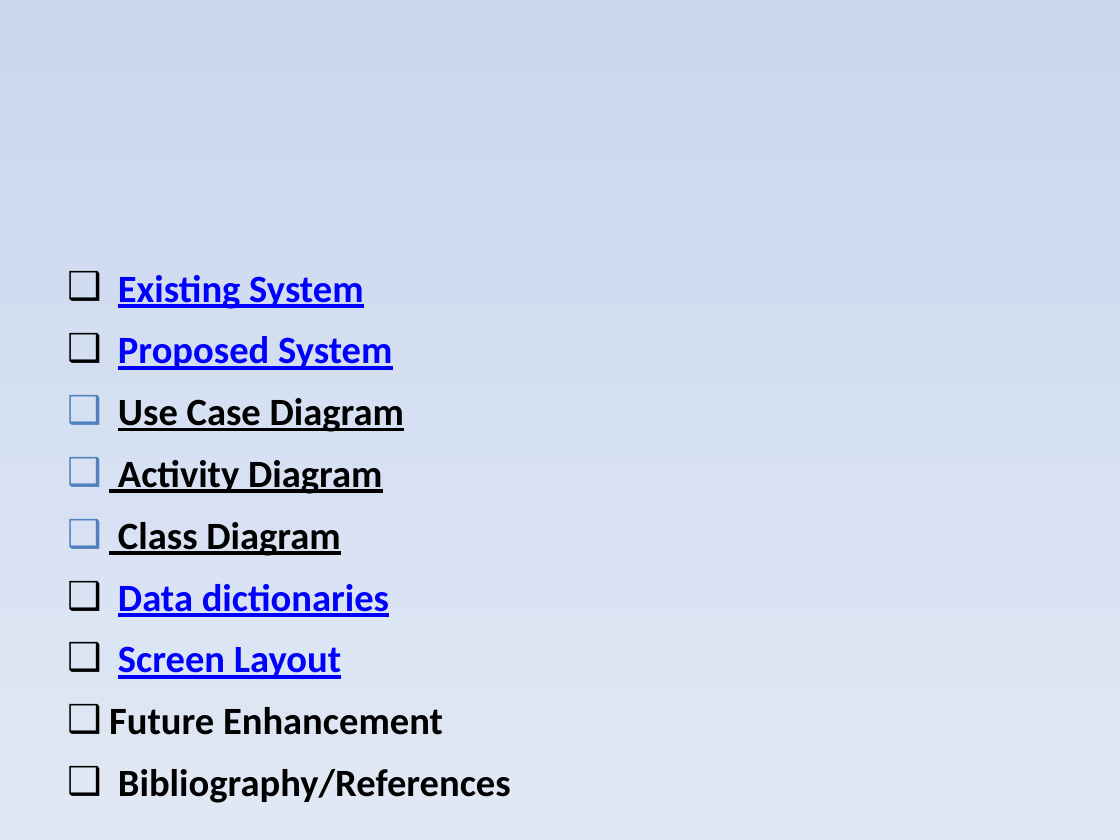
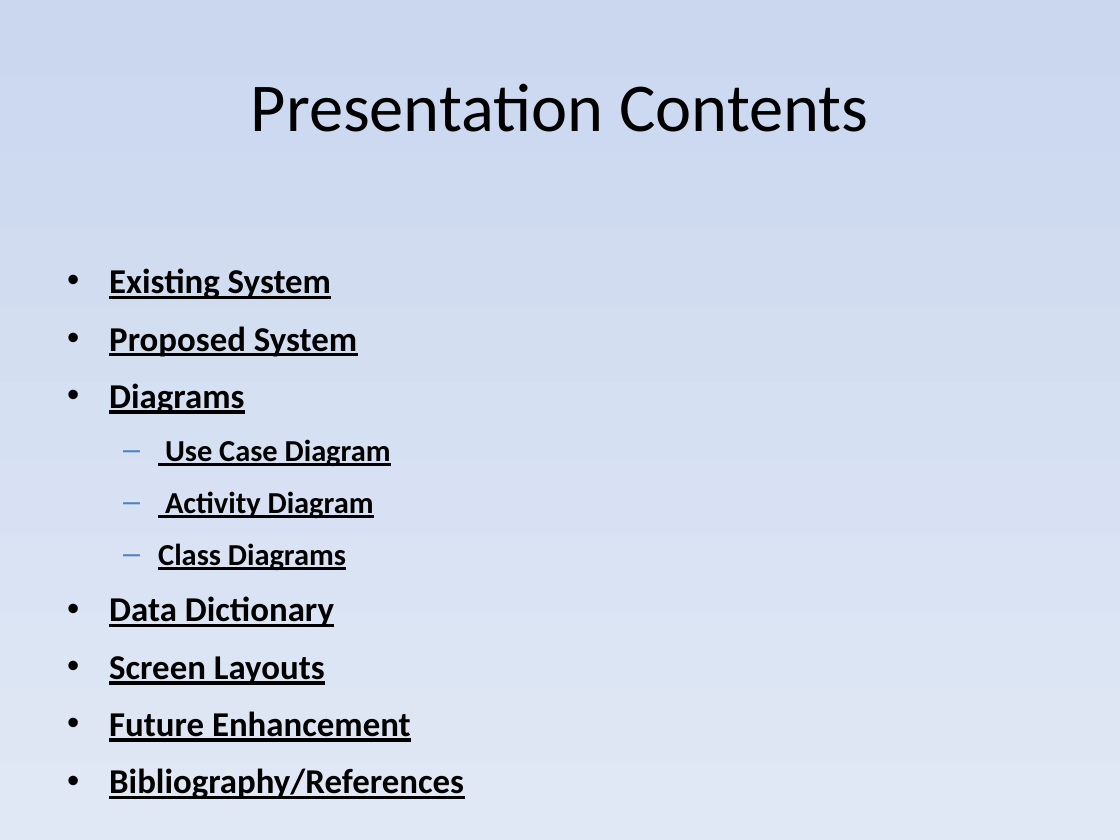
Before and after one commit to Tirthpatel810/cprs, a slide deck: slide 2 of docs/MCA_Mini_Project.pptx (slide 3 before the commit). Drawn at 1120x840 pixels with LibreOffice and Linux fonts; fonts in the diff are those of the drawing. Boxes give left, top, right and bottom in pixels: in the first picture for what was removed or moved away, otherwise in the second. Text is boxed around its words. In the diff, an @@ line names an element or a change of style, - is before the commit and + after.

```diff
--- a/docs/MCA_Mini_Project.pptx
+++ b/docs/MCA_Mini_Project.pptx
@@ title added at [251,83,868,132], 44 pt, text #000000 @@
+Presentation Contents
@@ text at [109,268,411,742]: size 24.8 to 22.4 pt in "Existing System", "Proposed System", "Future Enhancement", "Bibliography/References"; text colour #0000FF to #000000 in "Existing System", "Proposed System"; size 24.8 to 19.6 pt in "Use Case Diagram", "Activity Diagram"; underline on in "Future Enhancement", "Bibliography/References"; bullet ❑ to •; bullet ❑ to –; list level 1 to 2 in "Use Case Diagram"; list level 1 to 2 in "Activity Diagram" @@
@@ text at [109,383,244,414]: paragraph added @@
+• Diagrams
@@ text at [109,543,346,685]: text changed; size 24.8 to 22.4 pt; text colour #0000FF to #000000 @@
-❑ Class Diagram
-❑ Data dictionaries
-❑ Screen Layout
+  – Class Diagrams
+• Data Dictionary
+• Screen Layouts
```
Also in this commit, not shown: 10 other slides changed, 4 slides added, 4 slides removed, 10 other files.
